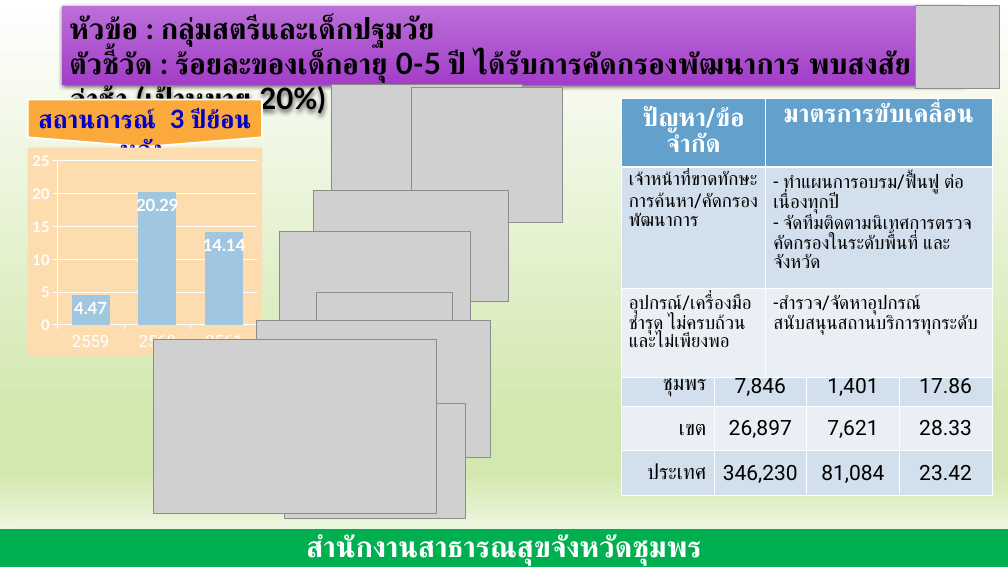
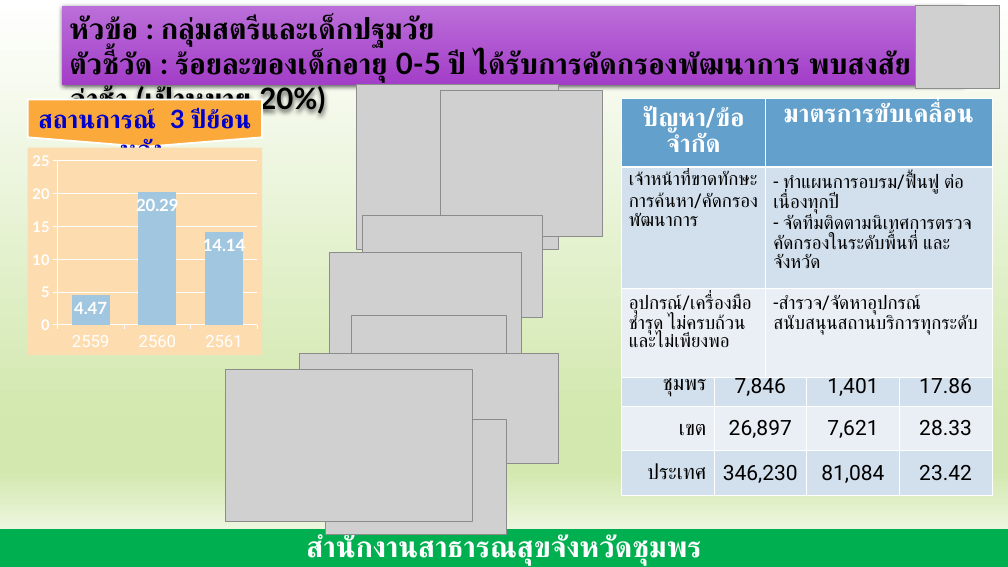
Before and after one commit to joblackpoc/Jobs_SSJ, a slide deck: slide 15 of นิเทศก์/นิเทศก์ชุมพร.pptx. Drawn at 1008x567 pixels with LibreOffice and Linux fonts; fonts in the diff are those of the drawing; grey boxes stand for pictures. Boxes give left, top, right and bottom in pixels: in the first picture for what was removed or moved away, otherwise in the second. Text is boxed around its words. In the diff, an @@ line names an element or a change of style, - is before the commit and + after.

```diff
--- a/นิเทศก์/นิเทศก์ชุมพร.pptx
+++ b/นิเทศก์/นิเทศก์ชุมพร.pptx
@@ picture resized from (x1=331, y1=85, x2=523, y2=222) to (x1=357, y1=85, x2=558, y2=250) @@
@@ picture resized from (x1=411, y1=87, x2=563, y2=222) to (x1=440, y1=91, x2=603, y2=237) @@
@@ picture resized from (x1=314, y1=191, x2=509, y2=302) to (x1=363, y1=216, x2=543, y2=318) @@
@@ picture moved from (x1=279, y1=231, x2=471, y2=357) to (x1=330, y1=252, x2=522, y2=377) @@
@@ picture resized from (x1=316, y1=293, x2=452, y2=367) to (x1=351, y1=315, x2=507, y2=389) @@
@@ picture resized from (x1=256, y1=321, x2=491, y2=457) to (x1=299, y1=354, x2=558, y2=464) @@
@@ picture resized from (x1=154, y1=340, x2=436, y2=513) to (x1=226, y1=370, x2=473, y2=522) @@
@@ picture moved from (x1=284, y1=404, x2=466, y2=518) to (x1=326, y1=420, x2=507, y2=534) @@
```
Also in this commit, not shown: 1 other slide changed, 1 slide added, 4 other files.
